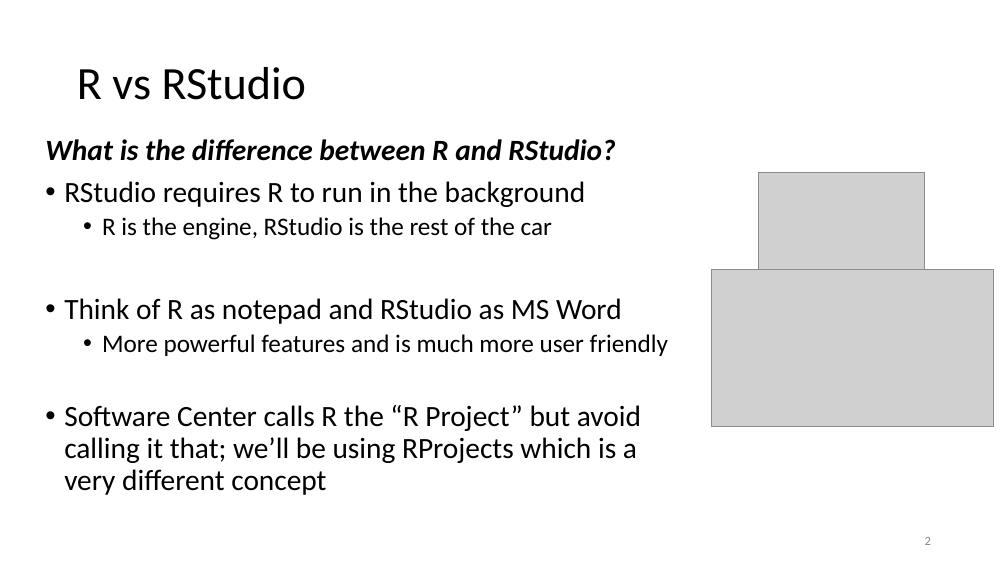
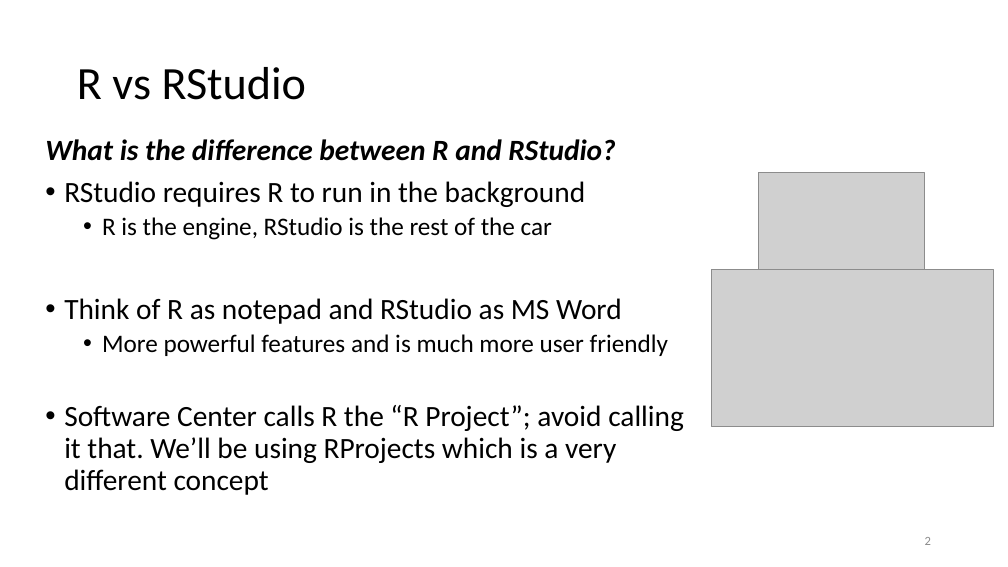
Before and after one commit to justinpriest/ADFG_R_Intro_Workshop, a slide deck: slide 2 of presentations/2 - About R and RStudio.pptx. Drawn at 1008x567 pixels with LibreOffice and Linux fonts; fonts in the diff are those of the drawing; grey boxes stand for pictures. Boxes give left, top, right and bottom in pixels: in the first picture for what was removed or moved away, otherwise in the second. Text is boxed around its words. In the diff, an @@ line names an element or a change of style, - is before the commit and + after.

```diff
--- a/presentations/2 - About R and RStudio.pptx
+++ b/presentations/2 - About R and RStudio.pptx
@@ text at [64, 405, 684, 495]: text changed @@
-• Software Center calls R the “R Project” but avoid calling it that; we’ll be using RProjects which is a very different concept
+• Software Center calls R the “R Project”; avoid calling it that. We’ll be using RProjects which is a very different concept
```
Also in this commit, not shown: 1 other slide changed, 1 slide added, 12 other files.
